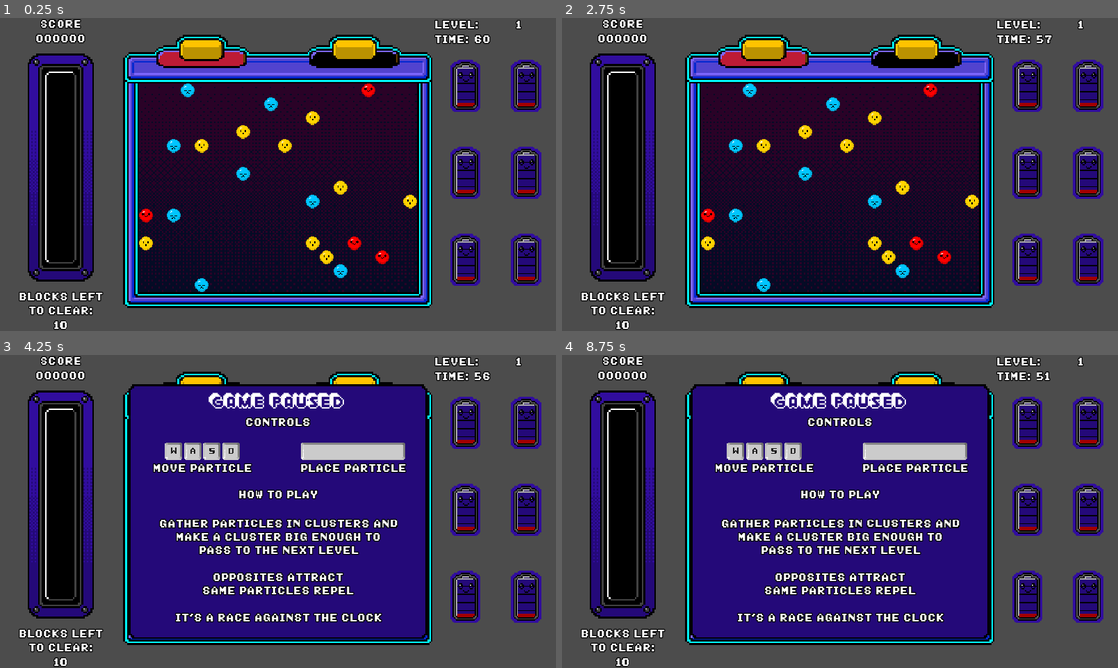
Above: before the commit, frames 1-4 (two rows, left to right).
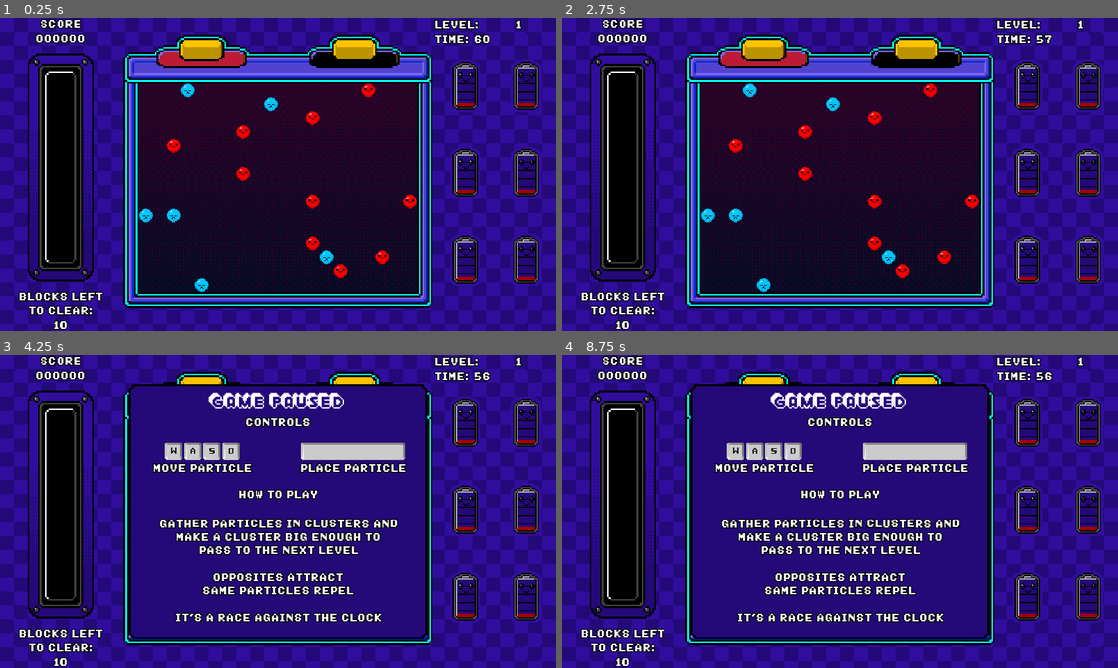
Above: after the commit, the same moments.

Repository: fmorenodev/GoGodotJamPuzzle
Game: Godot game, scene res://Main.tscn
Two runs of this game, one before a commit and one after it. Both use one fixed random seed, a clock stepped at 60 frames per second and the inputs below.
Inputs:
- Up to frame 1 (0.25 s): no input
- Up to frame 2 (2.75 s): tap Enter (ui_accept) at 0.5, 0.77, 1.25, 1.52, 2 s; hold Right (ui_right) 0.53-1.28 s; hold Down (ui_down) 1.28-2.03 s; hold Right (ui_right) from 2.03 s (still down)
- Up to frame 3 (4.25 s): tap Enter (ui_accept) at 2.75, 3.02, 3.5, 3.77 s; release Right (ui_right) at 2.78 s; hold Up (ui_up) 2.78-3.53 s; hold Left (ui_left) from 3.53 s (still down); tap Escape (ui_cancel) at 4.15 s
- Up to frame 4 (8.75 s): tap Enter (ui_accept) at 4.52, 5, 6.02, 6.77, 7.52 s; release Left (ui_left) at 5.03 s; hold Down (ui_down) 5.03-5.78 s; hold Right (ui_right) 5.78-6.53 s; hold Up (ui_up) 6.53-7.28 s; hold Right (ui_right) 7.28-8.03 s; hold Down (ui_down) from 8.03 s (still down)

The runs differ from the first frame. In frame 1, 39% of the frame differs, in the area x 0-100%, y 0-100%; in frame 2, 39%; in frame 3, 38%; in frame 4, 38%.

Commit message:
fix: various fixes and improved level gen

Diff:
--- a/Global.gd
+++ b/Global.gd
@@ -11,7 +11,6 @@
 signal set_active_block(value)
 signal set_battery_max_value(max_value)
 signal play_sound(sfx)
-signal play_music(value)
 
 # game params
 var block_size: int = 32
@@ -29,7 +28,9 @@
 var level: int = 1
 var levels: Array = [{"size": 10, "time": 60}, {"size": 10, "time": 50}, {"size": 10, "time": 40},
 	{"size": 15, "time": 40}, {"size": 15, "time": 30}, {"size": 10, "time": 20}, {"size": 15, "time": 20}]
-var particles: Array = [{"pos": 5}, {"neg": 5}, {"neu": 1}] #TODO
+var particles: Array = [{"pos": 10, "neg": 5, "neu": 0}, {"pos": 7, "neg": 8, "neu": 0},
+	{"pos": 5, "neg": 5, "neu": 5}, {"pos": 7, "neg": 8, "neu": 5}, {"pos": 6, "neg": 10, "neu": 8},
+	{"pos": 5, "neg": 5, "neu": 10}, {"pos": 10, "neg": 7, "neu": 10}]
 
 func add_points(added_points: int) -> void:
 	points += added_points
--- a/Main.gd
+++ b/Main.gd
@@ -17,11 +17,17 @@
 	new_level()
 
 func new_level() -> void:
-	for i in 20:
-		spawn_passive_block(randi() % 3)
+	for p in gl.particles[gl.level - 1]["pos"]:
+		spawn_passive_block(gl.POLARITY.POSITIVE)
+	for p in gl.particles[gl.level - 1]["neg"]:
+		spawn_passive_block(gl.POLARITY.NEGATIVE)
+	for p in gl.particles[gl.level - 1]["neu"]:
+		spawn_passive_block(gl.POLARITY.NEUTRAL)
 	gl.emit_signal("set_battery_max_value", gl.levels[gl.level - 1]["size"])
 	gl.emit_signal("restart_timer", gl.levels[gl.level - 1]["time"])
 	spawn_block()
+	get_tree().get_root().set_disable_input(false)
+	gl.emit_signal("play_timer", true)
 
 func spawn_block() -> void:
 	current_shape = Single_Shape.instance()
@@ -42,8 +48,10 @@
 
 func _on_level_completed() -> void:
 	gl.add_points(1000 + round(int($RightPanel/SideScreen/TimePanel/RichTextLabel.bbcode_text)) * 20)
+	get_tree().get_root().set_disable_input(true)
 	$ClearPopup.show()
 	gl.emit_signal("play_sound", gl.SFX.CLEAR)
+	gl.emit_signal("play_timer", false)
 	yield(get_tree().create_timer(2), "timeout")
 	$ClearPopup.hide()
 	current_shape.queue_free()
@@ -70,6 +78,8 @@
 
 func _on_level_timeout() -> void:
 	$GameOverPopup.show()
+	get_tree().get_root().set_disable_input(true)
+	gl.emit_signal("play_timer", false)
 	gl.emit_signal("play_sound", gl.SFX.GAME_OVER)
 	yield(get_tree().create_timer(2), "timeout")
 	$GameOverPopup.hide()
@@ -103,6 +113,3 @@
 
 func _on_set_active_block(value: bool) -> void:
 	active_block = value
-
-func play_music(value: bool) -> void:
-	var _err = $MusicPlayer.play() if value else $MusicPlayer.stop()
--- a/Main.tscn
+++ b/Main.tscn
@@ -6,7 +6,7 @@
 [ext_resource path="res://assets/screen/battery_bg.png" type="Texture" id=4]
 [ext_resource path="res://assets/screen/meter_empty.png" type="Texture" id=5]
 [ext_resource path="res://assets/main_theme.tres" type="Theme" id=6]
-[ext_resource path="res://assets/screen/checker_bg.png" type="Texture" id=7]
+[ext_resource path="res://SoundManager.gd" type="Script" id=7]
 [ext_resource path="res://assets/screen/battery_empty.png" type="Texture" id=8]
 [ext_resource path="res://assets/controls/space.png" type="Texture" id=9]
 [ext_resource path="res://assets/controls/d.png" type="Texture" id=10]
@@ -15,13 +15,10 @@
 [ext_resource path="res://assets/controls/s.png" type="Texture" id=13]
 [ext_resource path="res://assets/screen/battery_bg_exterior.png" type="Texture" id=14]
 [ext_resource path="res://assets/controls/background.png" type="Texture" id=15]
-[ext_resource path="res://assets/screen/checker_bg_vertical_right.png" type="Texture" id=16]
-[ext_resource path="res://assets/screen/checker_bg_vertical.png" type="Texture" id=17]
 [ext_resource path="res://assets/screen/meter_full.png" type="Texture" id=18]
 [ext_resource path="res://assets/sounds/Main_Music.wav" type="AudioStream" id=19]
-[ext_resource path="res://SFXPlayer.gd" type="Script" id=20]
-[ext_resource path="res://assets/screen/checker_bg_full.png" type="Texture" id=21]
 [ext_resource path="res://assets/SMW Text NC.ttf" type="DynamicFontData" id=21]
+[ext_resource path="res://assets/screen/checker_bg_full.png" type="Texture" id=22]
 
 [sub_resource type="DynamicFontData" id=1]
 font_path = "res://assets/Extrude.ttf"
@@ -30,6 +27,13 @@
 size = 48
 use_mipmaps = true
 font_data = SubResource( 1 )
+
+[sub_resource type="DynamicFont" id=3]
+size = 48
+outline_size = 4
+outline_color = Color( 0, 0, 0, 1 )
+use_mipmaps = true
+font_data = ExtResource( 21 )
 
 [sub_resource type="DynamicFont" id=4]
 size = 48
@@ -38,13 +42,6 @@
 use_mipmaps = true
 font_data = ExtResource( 21 )
 
-[sub_resource type="DynamicFont" id=3]
-size = 48
-outline_size = 4
-outline_color = Color( 0, 0, 0, 1 )
-use_mipmaps = true
-font_data = ExtResource( 21 )
-
 [node name="Main" type="Node2D"]
 script = ExtResource( 1 )
 
@@ -55,7 +52,7 @@
 margin_bottom = 720.0
 size_flags_horizontal = 3
 size_flags_vertical = 3
-texture = ExtResource( 21 )
+texture = ExtResource( 22 )
 stretch_mode = 5
 __meta__ = {
 "_edit_use_anchors_": false
@@ -71,17 +68,8 @@
 "_edit_use_anchors_": false
 }
 
-[node name="TextureRect" type="TextureRect" parent="LeftPanel"]
-
-visible = false
-margin_right = 280.0
-
-margin_bottom = 720.0
-texture = ExtResource( 17 )
-stretch_mode = 1
-
 [node name="SideScreen" type="VBoxContainer" parent="LeftPanel"]
-margin_right = 318.0
+margin_right = 280.0
 margin_bottom = 720.0
 script = ExtResource( 3 )
 __meta__ = {
@@ -89,15 +77,15 @@
 }
 
 [node name="PointsPanel" type="VBoxContainer" parent="LeftPanel/SideScreen"]
-margin_right = 318.0
-margin_bottom = 82.0
+margin_right = 280.0
+margin_bottom = 63.0
 alignment = 1
 __meta__ = {
 "_edit_use_anchors_": false
 }
 
 [node name="Title" type="Label" parent="LeftPanel/SideScreen/PointsPanel"]
-margin_right = 318.0
+margin_right = 280.0
 margin_bottom = 29.0
 theme = ExtResource( 6 )
 text = "SCORE"
@@ -106,17 +94,17 @@
 
 [node name="RichTextLabel" type="RichTextLabel" parent="LeftPanel/SideScreen/PointsPanel"]
 margin_top = 33.0
-margin_right = 318.0
-margin_bottom = 82.0
+margin_right = 280.0
+margin_bottom = 63.0
 theme = ExtResource( 6 )
 bbcode_enabled = true
 fit_content_height = true
 scroll_active = false
 
 [node name="MarginContainer" type="MarginContainer" parent="LeftPanel/SideScreen"]
-margin_top = 86.0
-margin_right = 318.0
-margin_bottom = 602.0
+margin_top = 67.0
+margin_right = 280.0
+margin_bottom = 621.0
 size_flags_horizontal = 3
 size_flags_vertical = 3
 custom_constants/margin_right = 56
@@ -127,8 +115,8 @@
 [node name="TextureProgress" type="TextureProgress" parent="LeftPanel/SideScreen/MarginContainer"]
 margin_left = 56.0
 margin_top = 1.0
-margin_right = 262.0
-margin_bottom = 515.0
+margin_right = 224.0
+margin_bottom = 553.0
 rect_min_size = Vector2( 42, 138 )
 size_flags_horizontal = 3
 size_flags_vertical = 3
@@ -139,8 +127,8 @@
 nine_patch_stretch = true
 
 [node name="ParticlesPanel" type="VBoxContainer" parent="LeftPanel/SideScreen"]
-margin_top = 606.0
-margin_right = 318.0
+margin_top = 625.0
+margin_right = 280.0
 margin_bottom = 720.0
 alignment = 1
 __meta__ = {
@@ -148,7 +136,7 @@
 }
 
 [node name="Title" type="Label" parent="LeftPanel/SideScreen/ParticlesPanel"]
-margin_right = 318.0
+margin_right = 280.0
 margin_bottom = 61.0
 theme = ExtResource( 6 )
 text = "BLOCKS LEFT
@@ -158,31 +146,14 @@
 
 [node name="RichTextLabel" type="RichTextLabel" parent="LeftPanel/SideScreen/ParticlesPanel"]
 margin_top = 65.0
-margin_right = 318.0
-margin_bottom = 114.0
+margin_right = 280.0
+margin_bottom = 95.0
 theme = ExtResource( 6 )
 bbcode_enabled = true
 fit_content_height = true
 scroll_active = false
 
 [node name="PuzzleScreen" type="Node2D" parent="."]
-
-[node name="Background" type="TextureRect" parent="PuzzleScreen"]
-visible = false
-anchor_left = 0.5
-anchor_top = 0.5
-anchor_right = 0.5
-anchor_bottom = 0.5
-margin_left = 280.0
-margin_right = 1000.0
-margin_bottom = 720.0
-size_flags_horizontal = 3
-size_flags_vertical = 3
-texture = ExtResource( 7 )
-stretch_mode = 1
-__meta__ = {
-"_edit_use_anchors_": false
-}
 
 [node name="Exterior" type="TextureRect" parent="PuzzleScreen"]
 anchor_left = 0.5
@@ -227,13 +198,6 @@
 "_edit_use_anchors_": false
 }
 
-[node name="TextureRect2" type="TextureRect" parent="RightPanel"]
-visible = false
-margin_right = 280.0
-margin_bottom = 720.0
-texture = ExtResource( 16 )
-stretch_mode = 1
-
 [node name="SideScreen" type="VBoxContainer" parent="RightPanel"]
 margin_right = 280.0
 margin_bottom = 720.0
@@ -358,7 +322,6 @@
 stretch_mode = 1
 
 [node name="PopupPanel" type="Popup" parent="."]
-visible = true
 anchor_left = 0.5
 anchor_top = 0.5
 anchor_right = 0.5
@@ -559,7 +522,6 @@
 scroll_active = false
 
 [node name="ClearPopup" type="Popup" parent="."]
-visible = true
 margin_left = 472.347
 margin_top = 293.5
 margin_right = 472.347
@@ -594,7 +556,6 @@
 }
 
 [node name="GameOverPopup" type="Popup" parent="."]
-visible = true
 margin_left = 510.433
 margin_top = 293.5
 margin_right = 510.433
@@ -628,10 +589,16 @@
 "_edit_use_anchors_": false
 }
 
-[node name="MusicPlayer" type="AudioStreamPlayer" parent="."]
+[node name="SoundManager" type="Node2D" parent="."]
+script = ExtResource( 7 )
+
+[node name="MusicPlayer" type="AudioStreamPlayer" parent="SoundManager"]
 stream = ExtResource( 19 )
 volume_db = -20.0
 autoplay = true
 
-[node name="SFXPlayer" type="AudioStreamPlayer" parent="."]
-script = ExtResource( 20 )
+[node name="SFXPlayer" type="AudioStreamPlayer" parent="SoundManager"]
+volume_db = -5.0
+
+[node name="SFXPlayer2" type="AudioStreamPlayer" parent="SoundManager"]
+volume_db = -5.0
--- a/SFXPlayer.gd
+++ /dev/null
@@ -1,24 +0,0 @@
-extends AudioStreamPlayer
-
-onready var movement_sfx = preload("res://assets/sounds/Particle_Movement.ogg")
-onready var join_sfx = preload("res://assets/sounds/Particles_Join.ogg")
-onready var repel_sfx = preload("res://assets/sounds/Particles_Repel.ogg")
-onready var clear_sfx = preload("res://assets/sounds/Level_Clear.ogg")
-onready var game_over_sfx = preload("res://assets/sounds/Game_Over.ogg")
-
-func _ready() -> void:
-	var _err = gl.connect("play_sound", self, "play_sound")
-
-func play_sound(sfx: int) -> void:
-	match sfx:
-		gl.SFX.MOVE:
-			stream = movement_sfx
-		gl.SFX.JOIN:
-			stream = join_sfx
-		gl.SFX.REPEL:
-			stream = repel_sfx
-		gl.SFX.CLEAR:
-			stream = clear_sfx
-		gl.SFX.GAME_OVER:
-			stream = game_over_sfx
-	play()
--- /dev/null
+++ b/SoundManager.gd
@@ -0,0 +1,39 @@
+extends Node2D
+
+onready var movement_sfx = preload("res://assets/sounds/Particle_Movement.ogg")
+onready var join_sfx = preload("res://assets/sounds/Particles_Join.ogg")
+onready var repel_sfx = preload("res://assets/sounds/Particles_Repel.ogg")
+onready var clear_sfx = preload("res://assets/sounds/Level_Clear.ogg")
+onready var game_over_sfx = preload("res://assets/sounds/Game_Over.ogg")
+
+onready var sfx_player_1 = $SFXPlayer
+onready var sfx_player_2 = $SFXPlayer2
+onready var music_player = $MusicPlayer
+
+func _ready() -> void:
+	var _err = gl.connect("play_sound", self, "play_sound")
+
+func play_sound(sfx: int) -> void:
+	match sfx:
+		gl.SFX.MOVE:
+			sfx_player_1.stream = movement_sfx
+			sfx_player_1.play()
+		gl.SFX.JOIN:
+			sfx_player_2.volume_db = -15
+			sfx_player_2.stream = join_sfx
+			sfx_player_2.play()
+		gl.SFX.REPEL:
+			sfx_player_2.volume_db = -5
+			sfx_player_2.stream = repel_sfx
+			sfx_player_2.play()
+		gl.SFX.CLEAR:
+			sfx_player_2.volume_db = -5
+			sfx_player_2.stream = clear_sfx
+			sfx_player_2.play()
+		gl.SFX.GAME_OVER:
+			music_player.stop()
+			sfx_player_2.stream = game_over_sfx
+			sfx_player_2.play()
+
+func play_music(value: bool) -> void:
+	var _err = $MusicPlayer.play() if value else $MusicPlayer.stop()
--- a/assets/main_font.tres
+++ /dev/null
@@ -1,9 +0,0 @@
-[gd_resource type="DynamicFont" load_steps=2 format=2]
-
-[sub_resource type="DynamicFontData" id=1]
-font_path = "res://assets/Extrude.ttf"
-
-[resource]
-size = 32
-use_mipmaps = true
-font_data = SubResource( 1 )
--- a/screen/RightPanel.gd
+++ b/screen/RightPanel.gd
@@ -12,6 +12,7 @@
 	var _err = gl.connect("add_level", self, "add_level")
 	_err = gl.connect("restart_timer", self, "restart_timer")
 	_err = timer.connect("timeout", self, "on_timer_timeout")
+	_err = gl.connect("play_timer", self, "play_timer")
 	$LevelPanel/RichTextLabel.bbcode_text = "[center]{0}[/center]".format([str(gl.level)])
 	for child in $BatteriesContainer.get_children():
 		child.texture = battery_empty
@@ -28,3 +29,6 @@
 
 func on_timer_timeout() -> void:
 	gl.emit_signal("level_timeout")
+
+func play_timer(value: bool) -> void:
+	timer.set_paused(!value)
--- a/shapes/Basic_Shape.gd
+++ b/shapes/Basic_Shape.gd
@@ -15,6 +15,8 @@
 	if not is_fixed:
 		for child in get_children():
 			if not child.can_move(dir):
+				for c in get_children():
+					c.to_join = []
 				return
 		for child in get_children():
 			child.join(dir)
--- a/shapes/Block.gd
+++ b/shapes/Block.gd
@@ -37,7 +37,11 @@
 				(polarity == gl.POLARITY.POSITIVE and block.polarity == gl.POLARITY.POSITIVE):
 				gl.emit_signal("play_sound", gl.SFX.REPEL)
 				return true
-			elif (polarity == gl.POLARITY.NEGATIVE and block.polarity == gl.POLARITY.POSITIVE) or \
+
+	for i in possible_indexes:
+		if i != -1:
+			var block = gl.passive_blocks[i]
+			if (polarity == gl.POLARITY.NEGATIVE and block.polarity == gl.POLARITY.POSITIVE) or \
 				(polarity == gl.POLARITY.POSITIVE and block.polarity == gl.POLARITY.NEGATIVE):
 				to_join.append(block)
 	return false
@@ -45,18 +49,19 @@
 func join(direction: Vector2) -> void:
 	if to_join == []: return
 	for block in to_join:
-		gl.passive_blocks.erase(block)
-		gl.passive_positions.erase(block.get_parent().position + block.position)
-		var this_pos_x = get_parent().position.x + position.x + (direction.x * gl.block_size)
-		var this_pos_y = get_parent().position.y + position.y + (direction.y * gl.block_size)
-		if block.get_parent().position.x + block.position.x > this_pos_x: # right
-			adjust_position(block, Vector2(position.x + gl.block_size, position.y))
-		elif block.get_parent().position.x + block.position.x < this_pos_x: # left
-			adjust_position(block, Vector2(position.x - gl.block_size, position.y))
-		elif block.get_parent().position.y + block.position.y > this_pos_y: # down
-			adjust_position(block, Vector2(position.x, position.y + gl.block_size))
-		elif block.get_parent().position.y + block.position.y < this_pos_y: # up
-			adjust_position(block, Vector2(position.x, position.y - gl.block_size))
+		if gl.passive_blocks.has(block):
+			gl.passive_blocks.erase(block)
+			gl.passive_positions.erase(block.get_parent().position + block.position)
+			var this_pos_x = get_parent().position.x + position.x + (direction.x * gl.block_size)
+			var this_pos_y = get_parent().position.y + position.y + (direction.y * gl.block_size)
+			if block.get_parent().position.x + block.position.x > this_pos_x: # right
+				adjust_position(block, Vector2(position.x + gl.block_size, position.y))
+			elif block.get_parent().position.x + block.position.x < this_pos_x: # left
+				adjust_position(block, Vector2(position.x - gl.block_size, position.y))
+			elif block.get_parent().position.y + block.position.y > this_pos_y: # down
+				adjust_position(block, Vector2(position.x, position.y + gl.block_size))
+			elif block.get_parent().position.y + block.position.y < this_pos_y: # up
+				adjust_position(block, Vector2(position.x, position.y - gl.block_size))
 	to_join = []
 	gl.emit_signal("play_sound", gl.SFX.JOIN)
 	var blocks_left = gl.levels[gl.level - 1]["size"] - get_parent().get_child_count()
Not shown: 2 places in Main.tscn that only renumber resources
Binary file removed: assets/screen/checker_bg.png
Not shown, removed: assets/screen/checker_bg.png.import
Binary file removed: assets/screen/checker_bg_vertical.png
Not shown, removed: assets/screen/checker_bg_vertical.png.import
Binary file removed: assets/screen/checker_bg_vertical_right.png
Not shown, removed: assets/screen/checker_bg_vertical_right.png.import
Not shown, added: export/Go Godot Jam Puzzle.png.import
Not shown, added: export/Go Godot Jam Puzzle.js
Not shown, added: export/Go Godot Jam Puzzle.pck
Not shown, added: export/Go Godot Jam Puzzle.png
Not shown, added: export/Go Godot Jam Puzzle.wasm
(and 1 more such lines)
